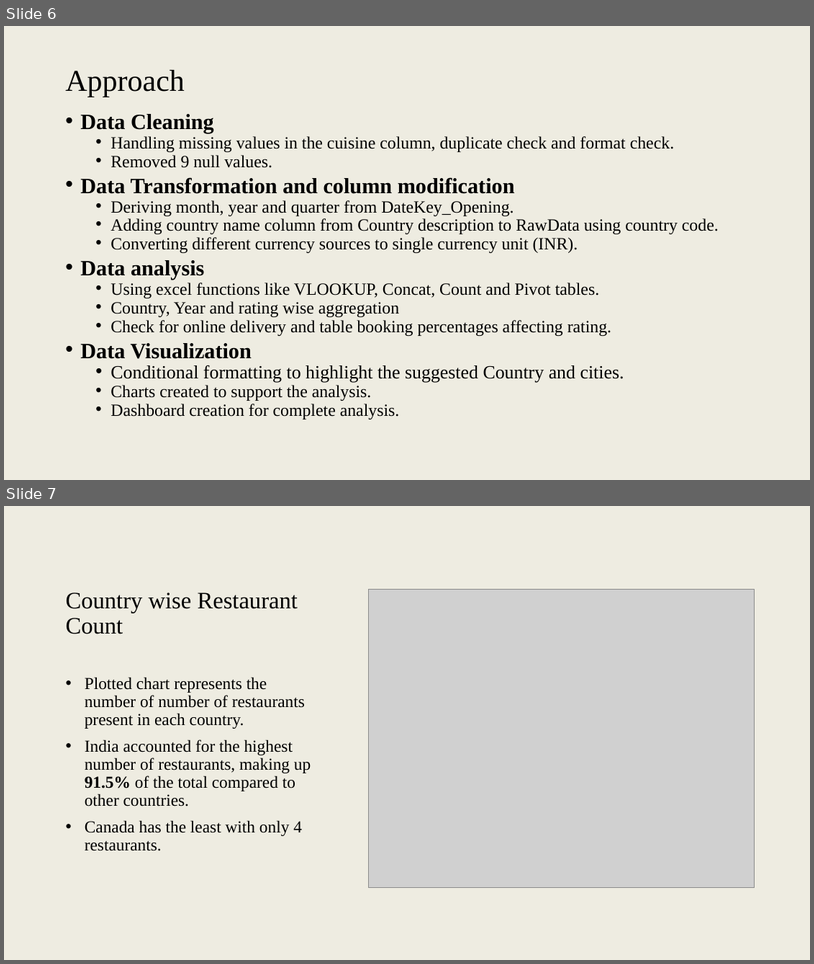
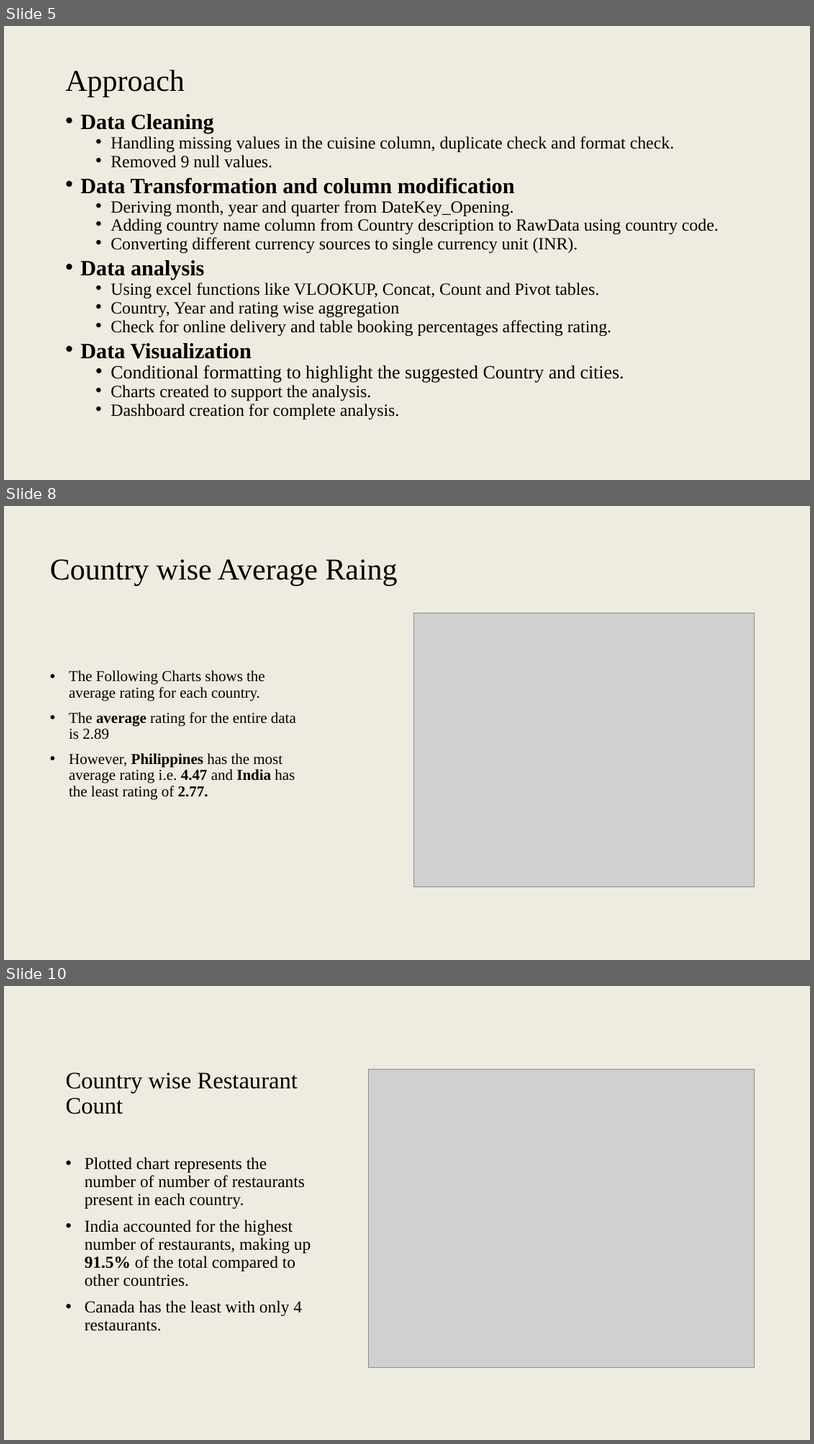
Before and after one commit to suhasjagadish/Restaurant_expansion, a slide deck: Analysis_Presentation.pptx. Shown one above the other, each under a label of ours: slides 6 and 7 before the commit, slides 5, 8 and 10 after it; the slides between them are not shown. The pictures are 814x964 and 814x1444 pixels, drawn with LibreOffice and Linux fonts; fonts in the diff are those of the drawing; grey boxes stand for pictures. Boxes give left, top, right and bottom in pixels: in the first picture for what was removed or moved away, otherwise in the second. Text is boxed around its words. In the diff, an @@ line names an element or a change of style, - is before the commit and + after.

```diff
--- a/Analysis_Presentation.pptx
+++ b/Analysis_Presentation.pptx
@@ slide 8 added at (4,506,810,960), background #EEECE1 @@
@@ title added at (50,559,398,585), 36 pt, text #000000 @@
+Country wise Average Raing
@@ picture added at (414,613,755,886) @@
@@ text added at (69,670,296,800), 18 pt, text #000000 @@
+• The Following Charts shows the average rating for each country.
+• The average rating for the entire data is 2.89
+• However, Philippines has the most average rating i.e. 4.47 and India has the least rating of 2.77.
@@ what was slide 6 is now slide 5 @@
@@ what was slide 7 is now slide 10 @@
```
Also in this commit, not shown: 3 slides changed, 3 other slides added, 2 other files.
